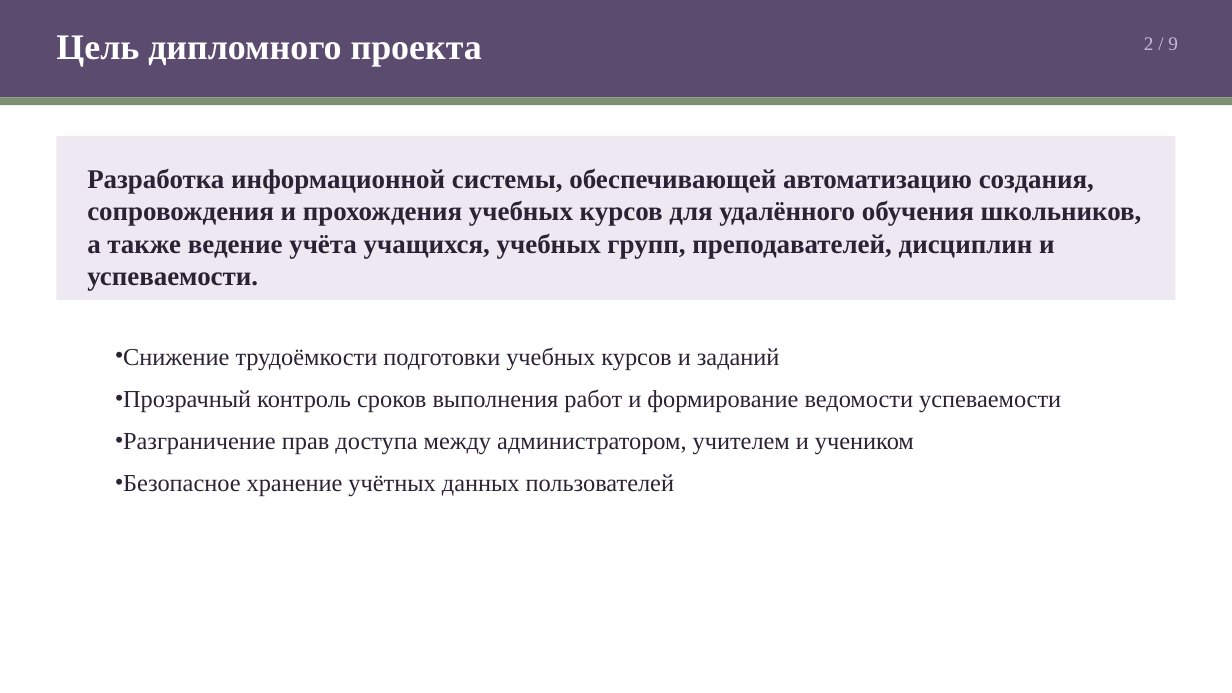
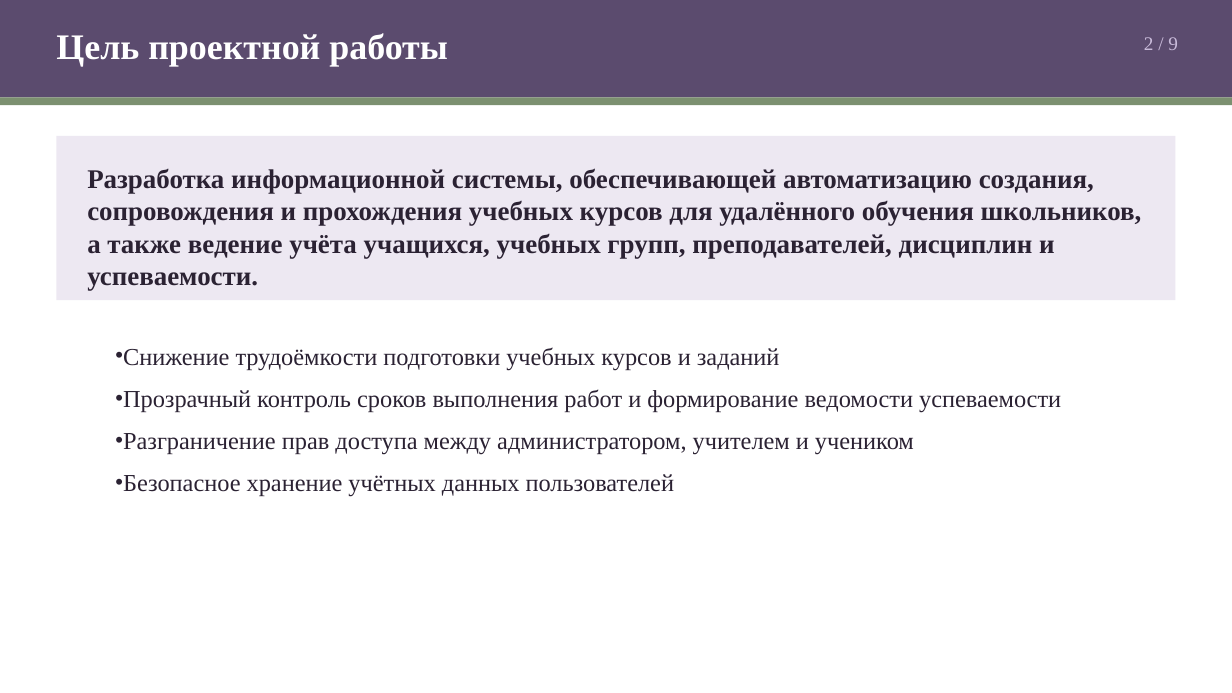
Before and after one commit to CoBa-3325/up03-uchebnye-kursy, a slide deck: slide 2 of Презентация к защите.pptx. Drawn at 1232x693 pixels with LibreOffice and Linux fonts; fonts in the diff are those of the drawing. Boxes give left, top, right and bottom in pixels: in the first picture for what was removed or moved away, otherwise in the second. Text is boxed around its words. In the diff, an @@ line names an element or a change of style, - is before the commit and + after.

Commit message:
Презентация: исправлены формулировки, встроено видео, выровнена таблица
- слайды 2 и 3: «Цель/Задачи дипломного проекта» -> «проектной работы»
  (соответствует титулу и пояснительной записке)
- слайд 8: вместо трёх статичных скриншотов встроен ролик
  «Демонстрация приложения.mp4» (24 с), подпись уточнена
- слайд 6: строки таблицы приведены к единой высоте, пояснение поднято к таблице

```diff
--- a/Презентация к защите.pptx
+++ b/Презентация к защите.pptx
@@ text at box(56, 33, 448, 66): text changed @@
-Цель дипломного проекта
+Цель проектной работы
```
Also in this commit, not shown: 3 other slides changed.
